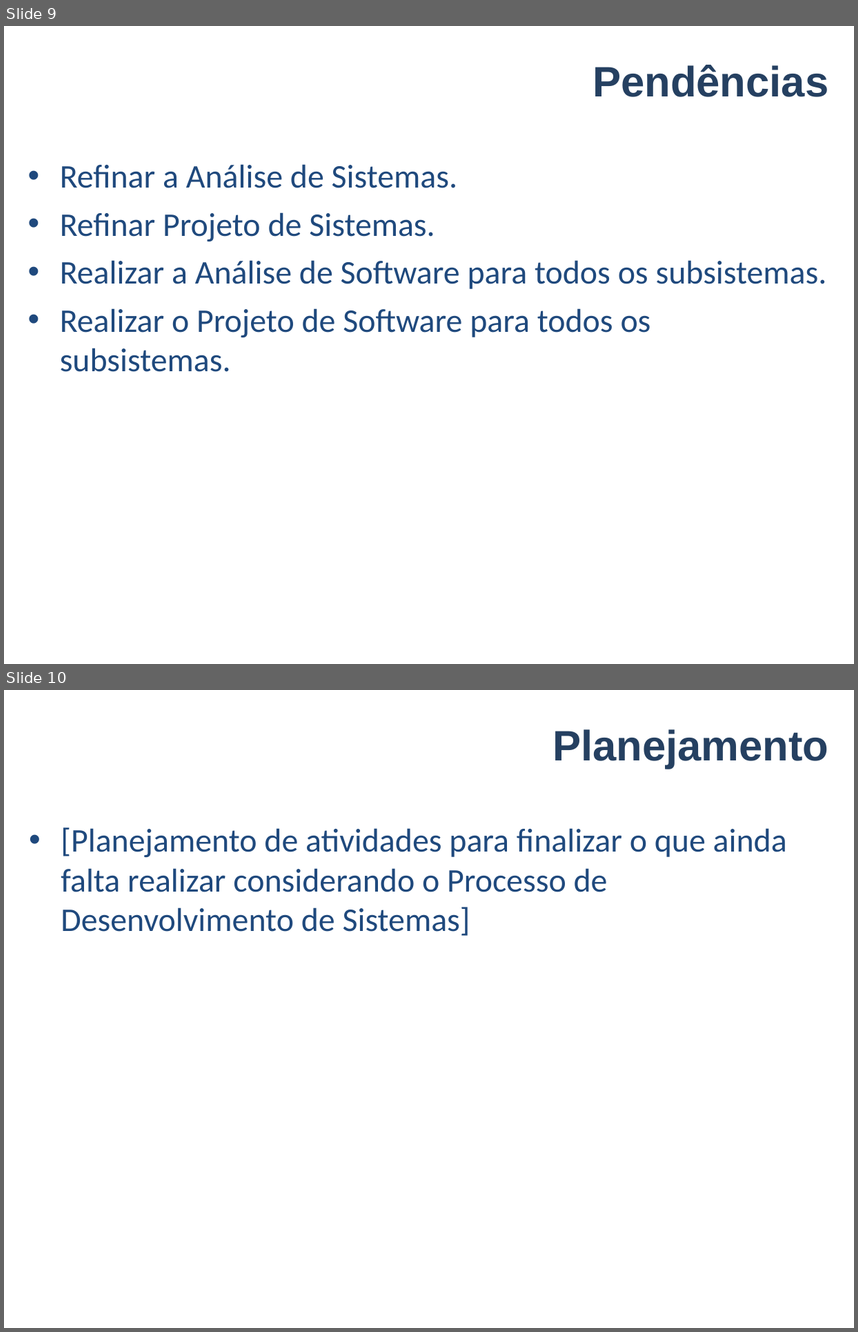
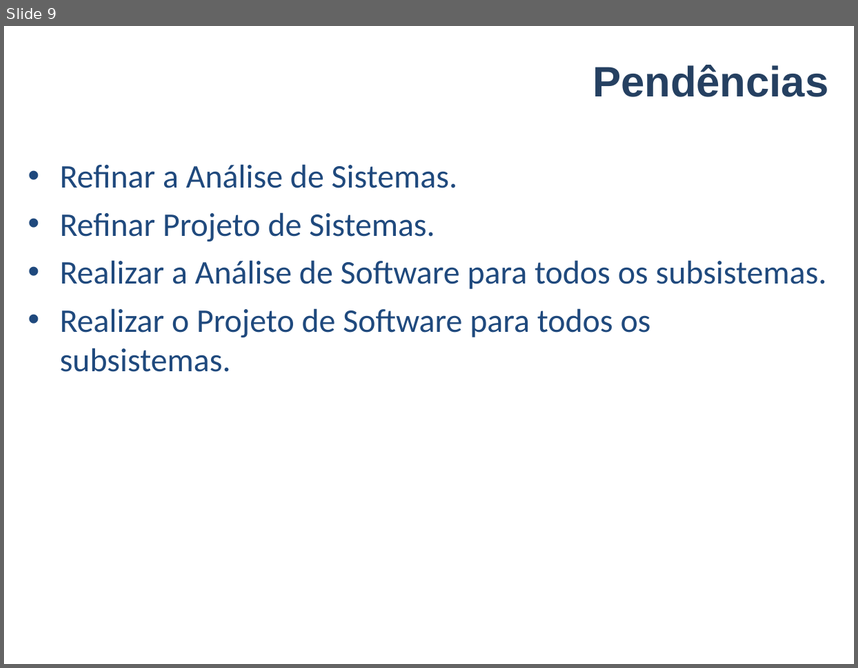
Before and after one commit to VagnerAlcantara/TCC, a slide deck: AnteProjeto/Apresentacao do Anteprojeto.ppt. Shown one above the other, each under a label of ours: slides 9 and 10 before the commit, slide 9 after it. The pictures are 858x1332 and 858x668 pixels, drawn with LibreOffice and Linux fonts; fonts in the diff are those of the drawing; background and template pictures are left out. Boxes give left, top, right and bottom in pixels: in the first picture for what was removed or moved away, otherwise in the second. Text is boxed around its words. In the diff, an @@ line names an element or a change of style, - is before the commit and + after.

```diff
--- a/AnteProjeto/Apresentacao do Anteprojeto.ppt
+++ b/AnteProjeto/Apresentacao do Anteprojeto.ppt
@@ slide 10 removed at bbox=[4, 690, 854, 1328], background #FFFFFF @@
@@ title removed at bbox=[553, 729, 829, 769] @@
-Planejamento
@@ text removed at bbox=[61, 827, 787, 936] @@
-• [Planejamento de atividades para finalizar o que ainda falta realizar considerando o Processo de Desenvolvimento de Sistemas]
```
Also in this commit, not shown: 3 slides changed, 1 slide added, 1 other file.
